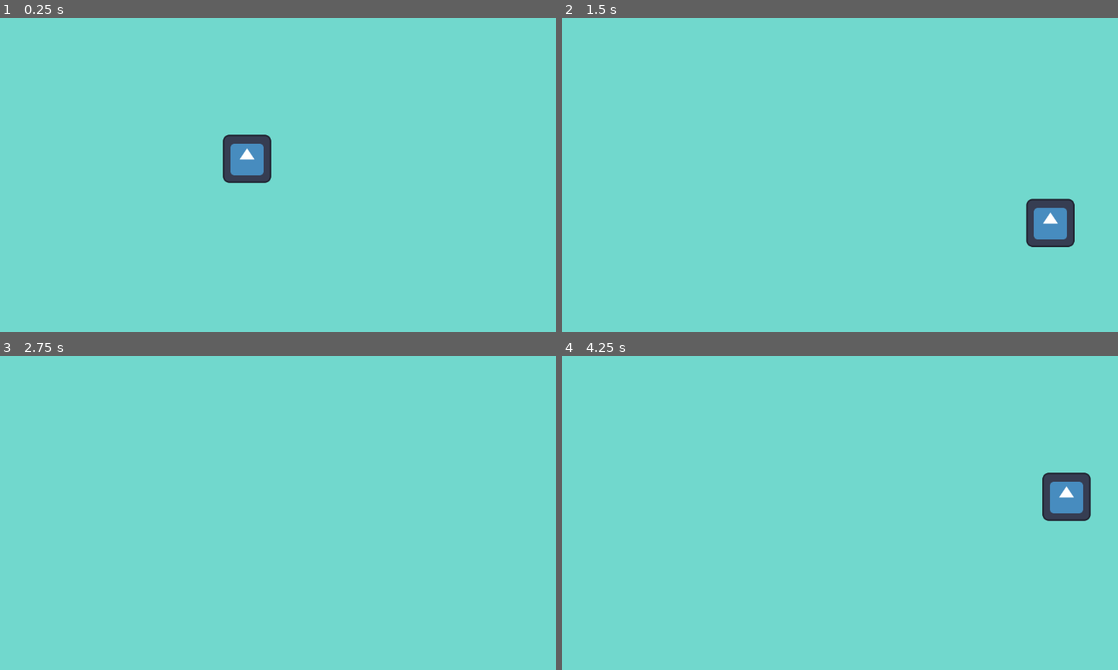
Above: before the commit, frames 1-4 (two rows, left to right).
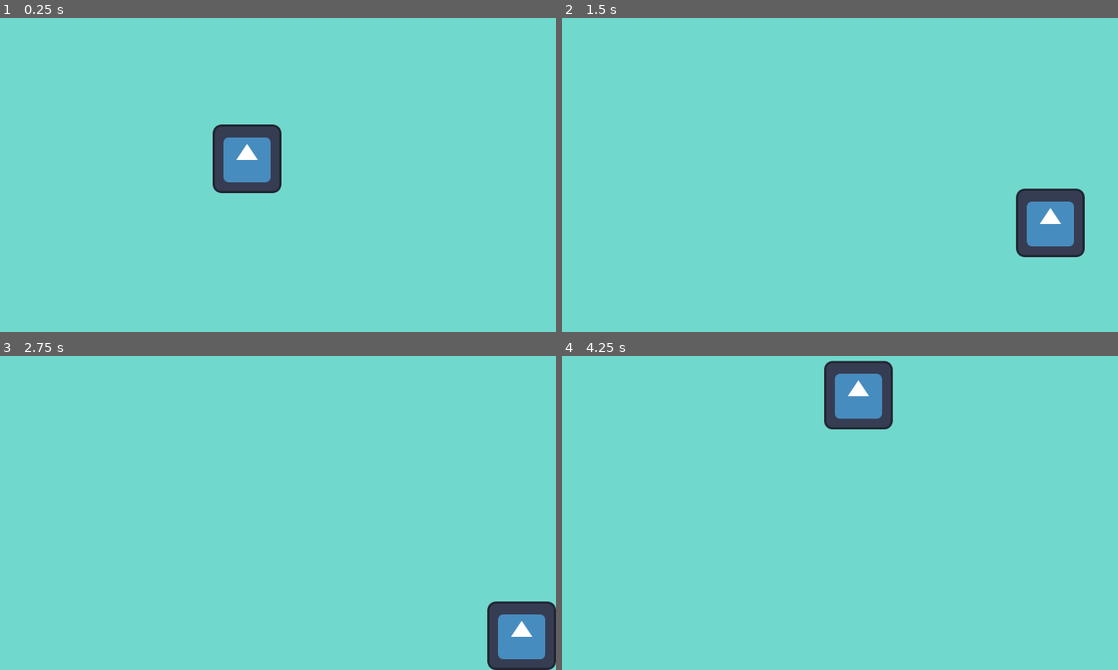
Above: after the commit, the same moments.

Repository: MyCodeNotWorking/Fall-up
Game: Godot game, scene res://main.tscn
The game is run twice, just before and just after one commit, with the same random seed, the same clock (stepped at 60 frames per second) and the same inputs. The engine's default icon, where the game draws it, is replaced by a stand-in: a white triangle on a blue panel in a dark square.
Inputs:
- Up to frame 1 (0.25 s): no input
- Up to frame 2 (1.5 s): tap Enter at 0.5 s; hold Right (ui_right) 0.53-1.28 s; hold Down (ui_down) from 1.28 s (still down)
- Up to frame 3 (2.75 s): release Down (ui_down) at 2.03 s; hold Right (ui_right) from 2.03 s (still down)
- Up to frame 4 (4.25 s): tap Space at 2.75 s; release Right (ui_right) at 2.78 s; hold Up (ui_up) 2.78-3.53 s; hold Left (ui_left) from 3.53 s (still down)

The runs differ from the first frame. In frame 1, 2.0% of the frame differs, in the area x 38-51%, y 33-56%; in frame 2, 2.1%; in frame 3, 2.7%; in frame 4, 4.0%, in the area x 47-96%, y 1-53%.
Error before the commit: Invalid access to property or key 'size' on a base object of type 'CollisionShape2D'. (res://CharacterBody2D.gd:15)

Commit message:
hab den spieler mit bewegung hinzugefügt
saved

Diff:
--- a/CharacterBody2D.gd
+++ b/CharacterBody2D.gd
@@ -12,6 +12,9 @@
 	if Input.is_action_pressed("ui_down"):
 		position.y += speed*delta
 
-	var p_width = $CollisionShape2D.size.x
-	var p_height = $CollisionShape2D.size.y
-	position.x = clamp(position.x, p_width, get_viewport_rect().size.x)
+	var w = $CollisionShape2D.shape.size.x / 2
+	var h = $CollisionShape2D.shape.size.y / 2
+	var vw = get_viewport_rect().size.x - w
+	var vh = get_viewport_rect().size.y - h
+	position.x = clamp(position.x, w, vw)
+	position.y = clamp(position.y, h, vh)
--- a/main.tscn
+++ b/main.tscn
@@ -18,7 +18,6 @@
 
 [node name="CharacterBody2D" type="CharacterBody2D" parent="."]
 position = Vector2(576, 324)
-scale = Vector2(0.7, 0.7)
 script = ExtResource("1_m6su0")
 
 [node name="Sprite2D" type="Sprite2D" parent="CharacterBody2D"]
